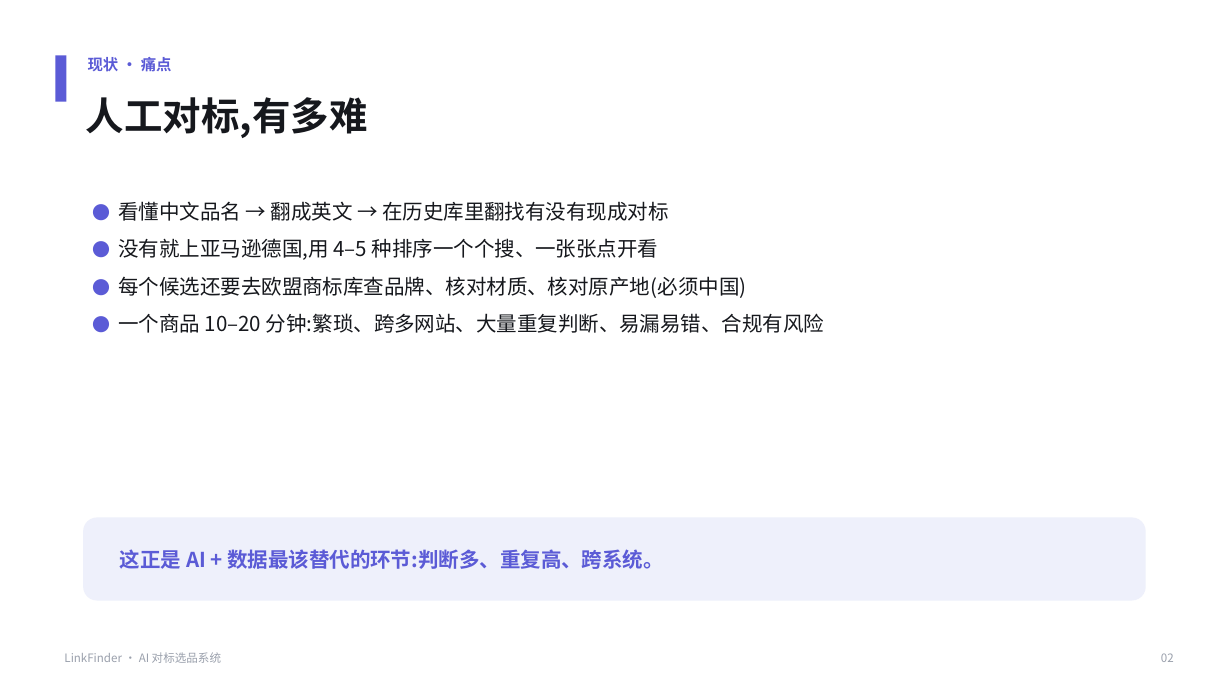
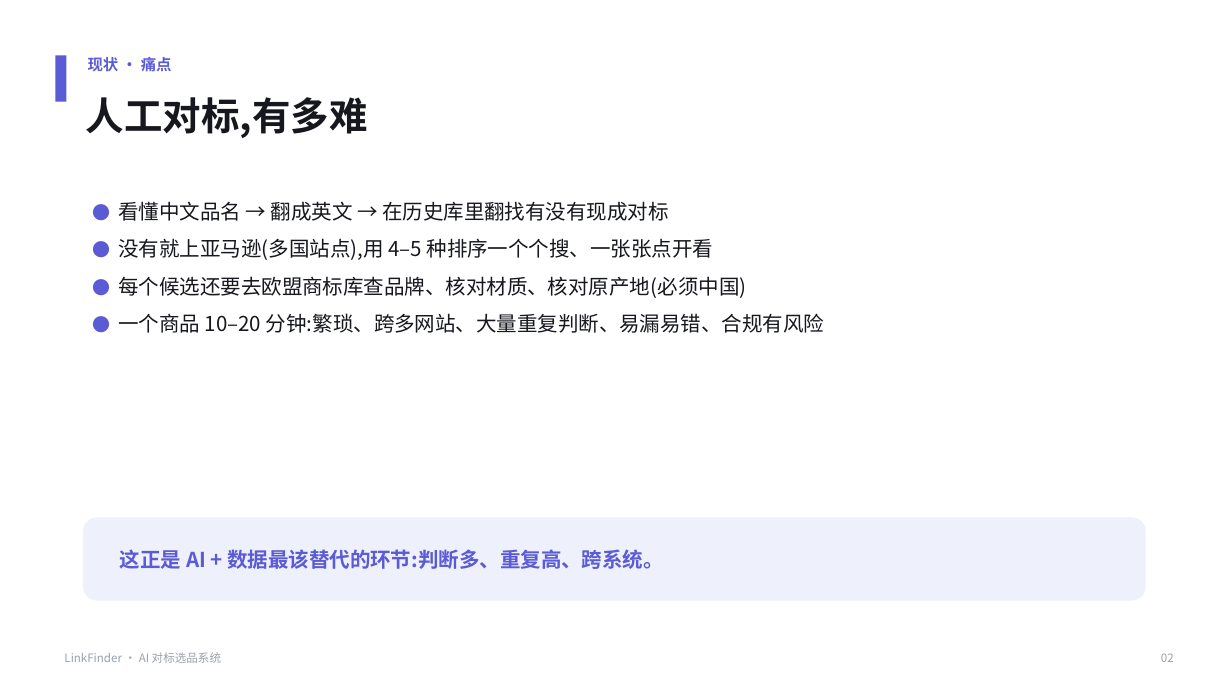
Before and after one commit to Rayyyyy1202/New_ENV, a slide deck: slide 2 of 销售PPT-Amazon对标选品系统.pptx. Drawn at 1232x693 pixels with LibreOffice and Linux fonts; fonts in the diff are those of the drawing. Boxes give left, top, right and bottom in pixels: in the first picture for what was removed or moved away, otherwise in the second. Text is boxed around its words. In the diff, an @@ line names an element or a change of style, - is before the commit and + after.

```diff
--- a/销售PPT-Amazon对标选品系统.pptx
+++ b/销售PPT-Amazon对标选品系统.pptx
@@ text at [118, 238, 713, 260]: text changed @@
-● 没有就上亚马逊德国,用 4–5 种排序一个个搜、一张张点开看
+● 没有就上亚马逊(多国站点),用 4–5 种排序一个个搜、一张张点开看
```
Also in this commit, not shown: 7 other slides changed, 4 other files.
